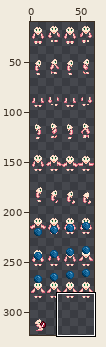
Sprite sheet -- [LittleNPC] The Farmer's Children Art - Deluxe/assets/Characters/Female/Adoption/Skin/5.png. Above: a wide view before the commit, with the close-up outlined.
Close-up. Before:
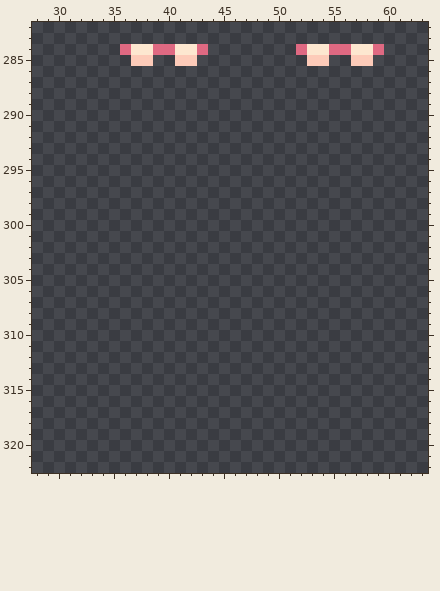
The file is 64x416 pixels. Pixels under 10% opacity are left out. Colours within 5 levels of each other are drawn and written as one. Shown: x 28..63, y 282..322. The wide view leaves out empty margins.
Once edited:
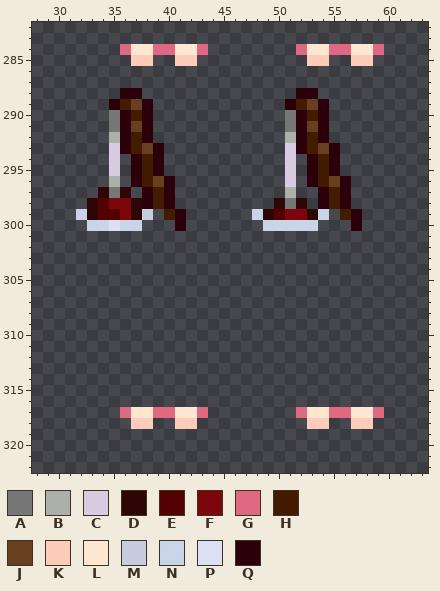
Palette (. is transparent): A #777777  B #adb0aa  C #d8cce2  D #2d0605  E #540102  F #7d060c  G #df6982  H #431c00  J #69401f  K #fdcbb9  L #fde7d0  M #c6cddf  N #ddebffde  P #dbe0f5  Q #2c000b
What changed:
y 288: x 36..37 .. -> QQ; x 52..53 .. -> QQ
y 289: x 35..38 .... -> QHJQ; x 51..54 .... -> QHJQ
y 290: x 35..38 .... -> AQHQ; x 51..54 .... -> AQHQ
y 291: x 35..38 .... -> AQJQ; x 51..54 .... -> AQJQ
y 292: x 35..38 .... -> BQHQ; x 51..54 .... -> BQHQ
y 293: x 35..39 ..... -> CQHJQ; x 51..55 ..... -> CQHJQ
y 294..295: x 35 . -> C; x 37..39 ... -> QHQ; x 51 . -> C; x 53..55 ... -> QHQ
y 296: x 35 . -> B; x 37..40 .... -> QHJQ; x 51 . -> C; x 53..56 .... -> QHJQ
y 297: x 34..36 ... -> DAD; x 38..40 ... -> QHQ; x 51 . -> B; x 54..56 ... -> QHQ
y 298: x 33..40 ........ -> DEFFDQHQ; x 50..52 ... -> DAD; x 54..56 ... -> QHQ
y 299: x 32..38 ....... -> NDEEFDM; x 40..41 .. -> HQ; x 48..54 ....... -> NDEFFDN; x 56..57 .. -> HQ
y 300: x 33..37 ..... -> NNPNN; x 41 . -> Q; x 49..53 ..... -> NNNNN; x 57 . -> Q
y 317: x 36..43 ........ -> GLLGGLLG; x 52..59 ........ -> GLLGGLLG
y 318: x 37..38 .. -> KK; x 41..42 .. -> KK; x 53..54 .. -> KK; x 57..58 .. -> KK
Pixel boxes of the changes (left, top, right, bottom) in both close-ups:
added: (76, 88, 186, 231)
added: (252, 88, 362, 231)
added: (120, 407, 208, 429)
added: (296, 407, 384, 429)
